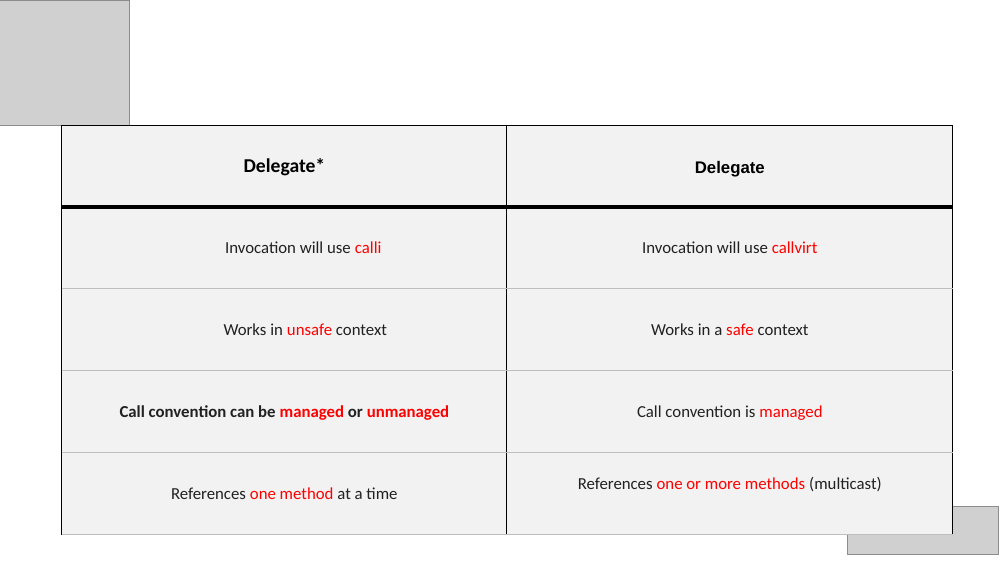
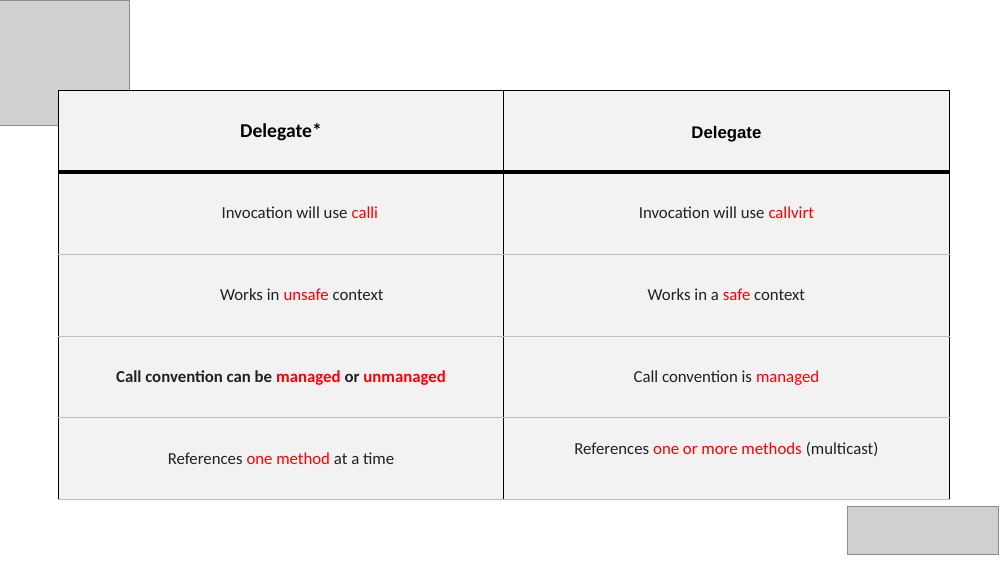
Before and after one commit to 94adi/DesignPatterns, a slide deck: slide 5 of FunctionPointer/Function Pointers proviz.pptx (slide 6 before the commit). Drawn at 1008x567 pixels with LibreOffice and Linux fonts; fonts in the diff are those of the drawing; grey boxes stand for pictures; background and template pictures are left out. Boxes give left, top, right and bottom in pixels: in the first picture for what was removed or moved away, otherwise in the second. Text is boxed around its words. In the diff, an @@ line names an element or a change of style, - is before the commit and + after.

```diff
--- a/FunctionPointer/Function Pointers proviz.pptx
+++ b/FunctionPointer/Function Pointers proviz.pptx
@@ table: place and size @@
-table at (61, 125, 952, 534)
+table at (58, 91, 949, 500)
```
Also in this commit, not shown: 2 other slides changed, 1 slide added, 1 slide removed.
